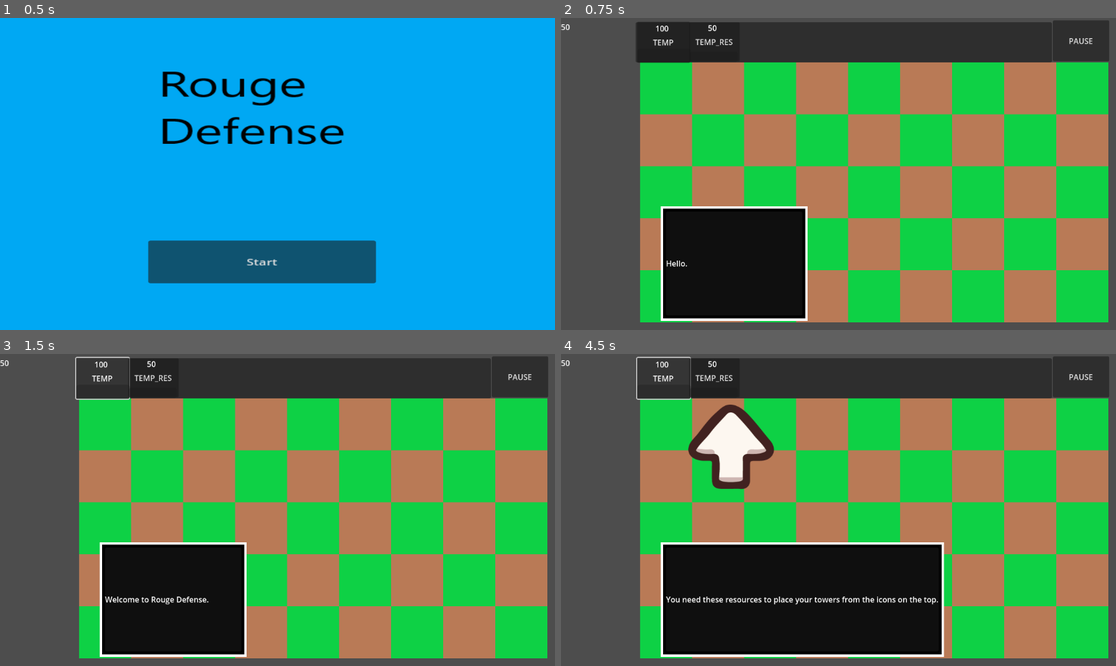
Above: before the commit, frames 1-4 (two rows, left to right).
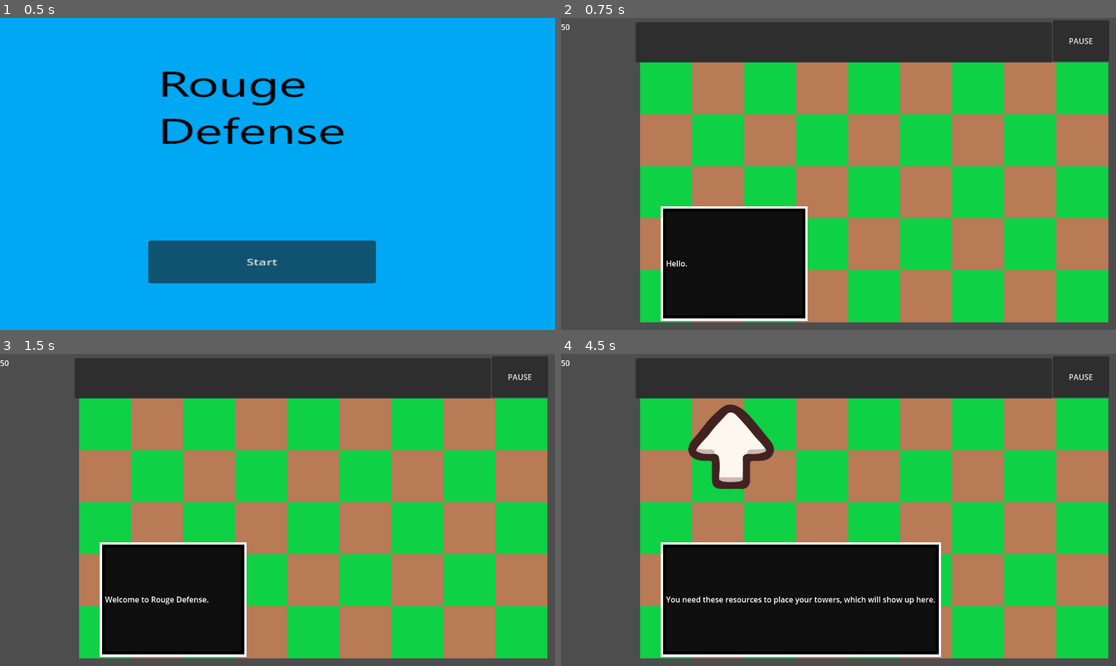
Above: after the commit, the same moments.

Repository: irule4567/RogueDefense
Game: Godot game, scene res://Gameplay Scenes/main_menu.tscn
Same seed, same stepped clock (60 frames per second), same inputs: the game is played once before the commit and once after it.
Inputs (mouse positions are in pixels of both pictures, inside the frame that each line leads up to):
- Up to frame 1 (0.5 s): no input
- Up to frame 2 (0.75 s): click "Start" at 0.5 s
- Up to frame 3 (1.5 s): click (99, 378) at 1.25 s, where only the run before the commit has a clickable "TEMP"
- Up to frame 4 (4.5 s): click (716, 378) at 2 s, where only the run before the commit has a clickable "TEMP_RES"; click (660, 378) at 2.75 s, where only the run before the commit has a clickable "TEMP"; click (716, 378) at 3.5 s, where only the run before the commit has a clickable "TEMP_RES"; click (660, 378) at 4.25 s, where only the run before the commit has a clickable "TEMP"

Frame 1 is identical in both runs. In frame 2, 0.2% of the frame differs, in the area x 14-31%, y 2-15%; in frame 3, 0.3%; in frame 4, 0.9%, in the area x 13-70%, y 0-98%.

Commit message:
Finished basic tutorial
Finished the basic tutorial. Next step would be to have the tutorial lead into the next level and have a basic system for going between levels.

Diff:
--- a/Rouge Defense/Enemies/Basic_Enemy.gd
+++ b/Rouge Defense/Enemies/Basic_Enemy.gd
@@ -3,6 +3,7 @@
 var health = EnemyProperties.enemy_data["Basic_enemy"].get("health")
 @onready var _animated_sprite = $Animation
 signal attack(is_attacking)
+signal death()
 var dead # Used to prevent weird issues with death animation
 # Called when the node enters the scene tree for the first time.
 func _ready():
@@ -53,4 +54,5 @@
 
 func _on_animation_animation_finished():
 	if _animated_sprite.animation == "Death":
-		self.queue_free()
+		#print("DEATH")
+		emit_signal("death")
--- a/Rouge Defense/Enemies/Basic_Enemy.tscn
+++ b/Rouge Defense/Enemies/Basic_Enemy.tscn
@@ -176,5 +176,6 @@
 [connection signal="area_entered" from="Basic_enemy" to="Basic_enemy" method="_on_area_entered"]
 [connection signal="area_exited" from="Basic_enemy" to="Basic_enemy" method="_on_area_exited"]
 [connection signal="attack" from="Basic_enemy" to="." method="_on_test_enemy_attack"]
+[connection signal="death" from="Basic_enemy" to="." method="_on_basic_enemy_death"]
 [connection signal="animation_changed" from="Basic_enemy/Animation" to="." method="_on_animation_animation_changed"]
 [connection signal="animation_finished" from="Basic_enemy/Animation" to="Basic_enemy" method="_on_animation_animation_finished"]
--- a/Rouge Defense/Enemies/Basic_Enemy_Movement.gd
+++ b/Rouge Defense/Enemies/Basic_Enemy_Movement.gd
@@ -25,3 +25,7 @@
 func _on_animation_animation_changed():
 	if _animated_sprite.animation == "Death": # No speed while dying
 		speed = 0
+
+
+func _on_basic_enemy_death():
+	self.queue_free()
--- a/Rouge Defense/Gameplay Scenes/SpawingAlgorithm.gd
+++ b/Rouge Defense/Gameplay Scenes/SpawingAlgorithm.gd
@@ -11,6 +11,7 @@
 var initial_wait
 
 signal spawn_new_wave(waveData)
+signal last_wave()
 
 # Called when the node enters the scene tree for the first time.
 func _ready():
@@ -37,3 +38,5 @@
 	#print(wave)
 	if wave+1 < num_waves:
 		_set_new_wave(wave + 1)
+	else:
+		emit_signal("last_wave")
--- a/Rouge Defense/Gameplay Scenes/Tutorial.gd
+++ b/Rouge Defense/Gameplay Scenes/Tutorial.gd
@@ -5,12 +5,18 @@
 @onready var wall_button = $PanelContainer/Towers/Wall_button
 @onready var mine_button = $PanelContainer/Towers/Mine_button
 
+var enemy_spawned
+var enemy
+
 #@onready var tutorialText = $/root/Tutorial/TutorialText
 
 # Called when the node enters the scene tree for the first time.
 func _ready():
+	enemy_spawned = false
 	wall_button.hide()
 	mine_button.hide()
+	shooter_button.hide()
+	producer_button.hide()
 	#get_tree().paused = true
 	#await get_tree().create_timer(1).timeout
 	#tutorialText.show()
@@ -18,4 +24,27 @@
 
 # Called every frame. 'delta' is the elapsed time since the previous frame.
 func _process(delta):
-	pass
+	#print(is_instance_valid(enemy))
+	#print(enemy_spawned)
+	if enemy_spawned == true and !(is_instance_valid(enemy)): # Enemy has spawned and is dead
+		print("Tutorial over")
+
+
+func _on_tutorial_text_show_producer():
+	producer_button.show()
+
+
+func _on_tutorial_text_show_shooter():
+	shooter_button.show()
+
+
+
+func _on_tutorial_text_hide_producer():
+	producer_button.hide()
+
+
+func _on_tutorial_text_end_tutorial():
+	producer_button.show()
+	enemy = load("res://Enemies/Basic_Enemy.tscn").instantiate()
+	get_node("Lane3path").add_child(enemy, true)
+	enemy_spawned = true
--- a/Rouge Defense/Gameplay Scenes/Tutorial.tscn
+++ b/Rouge Defense/Gameplay Scenes/Tutorial.tscn
@@ -1,10 +1,11 @@
-[gd_scene load_steps=8 format=3 uid="uid://1rjd0fftp1fs"]
+[gd_scene load_steps=9 format=3 uid="uid://1rjd0fftp1fs"]
 
 [ext_resource type="PackedScene" uid="uid://h1jrfc40y2b8" path="res://Gameplay Scenes/testing.tscn" id="1_qeicg"]
 [ext_resource type="Script" path="res://Gameplay Scenes/Tutorial.gd" id="2_8ywqb"]
 [ext_resource type="Script" path="res://Gameplay Scenes/TutorialMainGrid.gd" id="2_hag14"]
 [ext_resource type="Script" path="res://Gameplay Scenes/TutorialSpawingAlgorithm.gd" id="2_qp8xn"]
 [ext_resource type="Script" path="res://Gameplay Scenes/TutorialText.gd" id="5_4g20u"]
+[ext_resource type="Texture2D" uid="uid://xmh2s6b7gsts" path="res://Assets/ExportedIcons/Icon_Focus.png" id="6_jcgiq"]
 [ext_resource type="Texture2D" uid="uid://dy6lqr2se6l27" path="res://Assets/ExportedIcons/Icon_ArrowUp.png" id="6_rb6ko"]
 
 [sub_resource type="StyleBoxFlat" id="StyleBoxFlat_kk0u1"]
@@ -31,7 +32,24 @@
 follow_viewport_enabled = true
 script = ExtResource("5_4g20u")
 
-[node name="ResourceArrow" type="TextureRect" parent="TutorialText" index="0"]
+[node name="ShooterArea" type="TextureRect" parent="TutorialText" index="0"]
+visible = false
+offset_top = 215.0
+offset_right = 114.0
+offset_bottom = 324.0
+texture = ExtResource("6_jcgiq")
+expand_mode = 1
+
+[node name="ResourceArea" type="TextureRect" parent="TutorialText" index="1"]
+visible = false
+offset_left = 106.0
+offset_top = 212.0
+offset_right = 222.0
+offset_bottom = 323.0
+texture = ExtResource("6_jcgiq")
+expand_mode = 1
+
+[node name="ResourceArrow" type="TextureRect" parent="TutorialText" index="2"]
 visible = false
 offset_left = -151.0
 offset_top = 11.0
@@ -40,7 +58,7 @@
 texture = ExtResource("6_rb6ko")
 expand_mode = 1
 
-[node name="TowerArrow" type="TextureRect" parent="TutorialText" index="1"]
+[node name="TowerArrow" type="TextureRect" parent="TutorialText" index="3"]
 visible = false
 offset_left = 100.0
 offset_top = 13.0
@@ -49,7 +67,7 @@
 texture = ExtResource("6_rb6ko")
 expand_mode = 1
 
-[node name="GeneratorArrow" type="TextureRect" parent="TutorialText" index="2"]
+[node name="GeneratorArrow" type="TextureRect" parent="TutorialText" index="4"]
 visible = false
 offset_left = 112.0
 offset_top = 2.0
@@ -58,7 +76,7 @@
 texture = ExtResource("6_rb6ko")
 expand_mode = 1
 
-[node name="TextboxContainer" type="MarginContainer" parent="TutorialText" index="3"]
+[node name="TextboxContainer" type="MarginContainer" parent="TutorialText" index="5"]
 offset_left = 27.0
 offset_top = 366.0
 offset_right = 332.0
@@ -88,3 +106,14 @@
 [node name="Dialogue" type="Label" parent="TutorialText/TextboxContainer/MarginContainer/HBoxContainer" index="0"]
 layout_mode = 2
 text = "Test"
+
+[connection signal="tutorial_gen_place" from="MainGrid" to="TutorialText" method="_on_main_grid_tutorial_gen_place"]
+[connection signal="tutorial_shoot_place" from="MainGrid" to="TutorialText" method="_on_main_grid_tutorial_shoot_place"]
+[connection signal="end_tutorial" from="TutorialText" to="." method="_on_tutorial_text_end_tutorial"]
+[connection signal="end_tutorial" from="TutorialText" to="MainGrid" method="_on_tutorial_text_end_tutorial"]
+[connection signal="give_resource" from="TutorialText" to="MainGrid" method="_on_tutorial_text_give_resource"]
+[connection signal="hide_producer" from="TutorialText" to="." method="_on_tutorial_text_hide_producer"]
+[connection signal="show_producer" from="TutorialText" to="." method="_on_tutorial_text_show_producer"]
+[connection signal="show_producer" from="TutorialText" to="MainGrid" method="_on_tutorial_text_show_producer"]
+[connection signal="show_shooter" from="TutorialText" to="." method="_on_tutorial_text_show_shooter"]
+[connection signal="show_shooter" from="TutorialText" to="MainGrid" method="_on_tutorial_text_show_shooter"]
--- a/Rouge Defense/Gameplay Scenes/TutorialMainGrid.gd
+++ b/Rouge Defense/Gameplay Scenes/TutorialMainGrid.gd
@@ -10,6 +10,11 @@
 var resource_count
 var deck = [] # Array of tower names for towers available in the level
 var recharges = [] # Array of current recharge times for each tower. Currently just has whether the tower is recharged or not
+var in_tutorial
+
+signal tutorial_gen_place()
+signal tutorial_shoot_place()
+
 @onready var resource_label = $/root/Tutorial/ResourceCount
 
 
@@ -49,6 +54,10 @@
 		if Dic[str(tile)]["Taken"] == false:
 			Dic[str(tile)]["Taken"] = true
 			var new_tower = load("res://Towers/" + Selected_tower + ".tscn").instantiate()
+			if Selected_tower == "Resource_Generator" and in_tutorial == true:
+				emit_signal("tutorial_gen_place")
+			if Selected_tower == "Basic_Shooter" and in_tutorial == true:
+				emit_signal("tutorial_shoot_place")
 			get_node("Towers").add_child(new_tower, true)
 			new_tower.position = tile*Vector2i(108,108)+Vector2i(54,54)
 			building = false
@@ -100,3 +109,28 @@
 func _on_mine_button_pressed():
 	Selected_tower = "Mine"
 	building = true
+
+
+func _on_tutorial_text_give_resource():
+	resource_count = resource_count + 100
+
+
+func _on_tutorial_text_show_shooter():
+	Dic[str(Vector2(0,2))]["Taken"] = false
+
+
+func _on_tutorial_text_show_producer(): # Restrict all spaces except the tutorial one
+	in_tutorial = true
+	for x in GridWidth:
+		for y in GridHeight:
+			Dic[str(Vector2(x,y))]["Taken"] = true
+	Dic[str(Vector2(1,2))]["Taken"] = false
+
+
+func _on_tutorial_text_end_tutorial():
+	in_tutorial = false
+	for x in GridWidth:
+		for y in GridHeight:
+			Dic[str(Vector2(x,y))]["Taken"] = false
+	Dic[str(Vector2(0,2))]["Taken"] = true
+	Dic[str(Vector2(1,2))]["Taken"] = true
--- a/Rouge Defense/Gameplay Scenes/TutorialText.gd
+++ b/Rouge Defense/Gameplay Scenes/TutorialText.gd
@@ -5,17 +5,27 @@
 @onready var tower_arrow = $TowerArrow
 @onready var generator_arrow = $GeneratorArrow
 @onready var text_box = $TextboxContainer
+@onready var resource_area = $ResourceArea
+@onready var shooter_area = $ShooterArea
 @onready var dialogue = ["Hello.", "Welcome to Rouge Defense.", "Here I will teach you the basics of defending yourself.",
 "First, you’ll need to understand the basic mechanics of the game.", "Over here in the top left is your resource count.",
-"You need these resources to place your towers from the icons on the top." ,"You generate resources over time, \nbut you’ll want to also place some resource producers to speed up your resource generation.",
-"Here, place a resource generator now."]
+"You need these resources to place your towers, which will show up here." ,"You generate resources over time, \nbut you’ll want to also place some resource producers to speed up your resource generation.",
+"Here, place a resource generator in the selected area.", "Great work.", "However, you’re going to need more than just resources to defend yourself.",
+"Since we’re in a hurry, I’ll give you some resources right now.", "Now use those resources to place a basic shooter in the middle row, I think I see some enemies.",
+"Here they come! \nYou can handle this yourself now, right?"]
 var dialogue_num
-#var dialogue_active
+var dialogue_active
+
+signal show_producer()
+signal show_shooter()
+signal hide_producer()
+signal give_resource()
+signal end_tutorial()
 
 # Called when the node enters the scene tree for the first time.
 func _ready():
 	dialogue_num = 0
-	#dialogue_active = false
+	dialogue_active = true
 
 
 # Called every frame. 'delta' is the elapsed time since the previous frame.
@@ -28,7 +38,7 @@
 
 func _input(event):
 	if event is InputEventMouseButton:
-		if event.button_index == MOUSE_BUTTON_LEFT and event.pressed:
+		if event.button_index == MOUSE_BUTTON_LEFT and event.pressed and dialogue_active == true:
 			dialogue_num = dialogue_num + 1
 			print(dialogue_num)
 			if dialogue_num == 4:
@@ -40,6 +50,37 @@
 				tower_arrow.hide()
 			if dialogue_num == 7:
 				generator_arrow.show()
+			if dialogue_num == 8:
+				resource_area.show()
+				generator_arrow.hide()
+				text_box.hide()
+				dialogue_active = false
+				emit_signal("show_producer")
+			if dialogue_num == 9:
+				emit_signal("hide_producer")
+			if dialogue_num == 10:
+				emit_signal("give_resource")
+			if dialogue_num == 12:
+				shooter_area.show()
+				text_box.hide()
+				dialogue_active = false
+				emit_signal("show_shooter")
+			if dialogue_num == 13:
+				shooter_area.hide()
 			#print(dialogue.size())
 			if dialogue_num == dialogue.size():
+				emit_signal("end_tutorial")
 				text_box.hide()
+				dialogue_active = false
+
+
+func _on_main_grid_tutorial_gen_place():
+	dialogue_active = true
+	text_box.show()
+	resource_area.hide()
+
+
+func _on_main_grid_tutorial_shoot_place():
+	dialogue_active = true
+	text_box.show()
+	shooter_area.hide()
--- a/Rouge Defense/Gameplay Scenes/testing.gd
+++ b/Rouge Defense/Gameplay Scenes/testing.gd
@@ -1,20 +1,28 @@
 extends Node2D
+
+var enemies = [] # Tracks enemy count, used for determining end of level
+var last_wave
+var all_enemies_spawned
 
 # Called when the node enters the scene tree for the first time.
 func _ready():
-	pass
+	last_wave = false
 
 
 # Called every frame. 'delta' is the elapsed time since the previous frame.
 func _process(delta):
-	pass
+	if enemies.is_empty() and all_enemies_spawned == true:
+		print("End of level")
 
 
 func _on_spawing_algorithm_spawn_new_wave(waveData):
 	for i in waveData:
 		var enemy = load("res://Enemies/" + i[0] + ".tscn").instantiate()
 		get_node("Lane" + str(i[1]) + "path").add_child(enemy, true)
+		enemies.push_back(enemy)
 		await get_tree().create_timer(0.5).timeout # Small delay between spawns, ensures enemies don't stack on eachother
+	if last_wave == true:
+		all_enemies_spawned = true
 
 
 func _on_button_pressed():
@@ -23,3 +31,7 @@
 
 func _on_resume_pressed():
 	get_tree().paused = false
+
+
+func _on_spawing_algorithm_last_wave():
+	last_wave = true
--- a/Rouge Defense/Gameplay Scenes/testing.tscn
+++ b/Rouge Defense/Gameplay Scenes/testing.tscn
@@ -289,6 +289,7 @@
 [connection signal="pressed" from="PanelContainer/Towers/Resource_Generator_button" to="MainGrid" method="_on_resource_producer_button_pressed"]
 [connection signal="pressed" from="PanelContainer/Towers/Wall_button" to="MainGrid" method="_on_wall_button_pressed"]
 [connection signal="pressed" from="PanelContainer/Towers/Mine_button" to="MainGrid" method="_on_mine_button_pressed"]
+[connection signal="last_wave" from="SpawingAlgorithm" to="." method="_on_spawing_algorithm_last_wave"]
 [connection signal="spawn_new_wave" from="SpawingAlgorithm" to="." method="_on_spawing_algorithm_spawn_new_wave"]
 [connection signal="pressed" from="PauseButton" to="." method="_on_button_pressed"]
 [connection signal="pressed" from="PauseButton" to="PauseMenu" method="_on_pause_button_pressed"]
Not shown, changed: Rouge Defense/Self-Organization/General plan.docx
